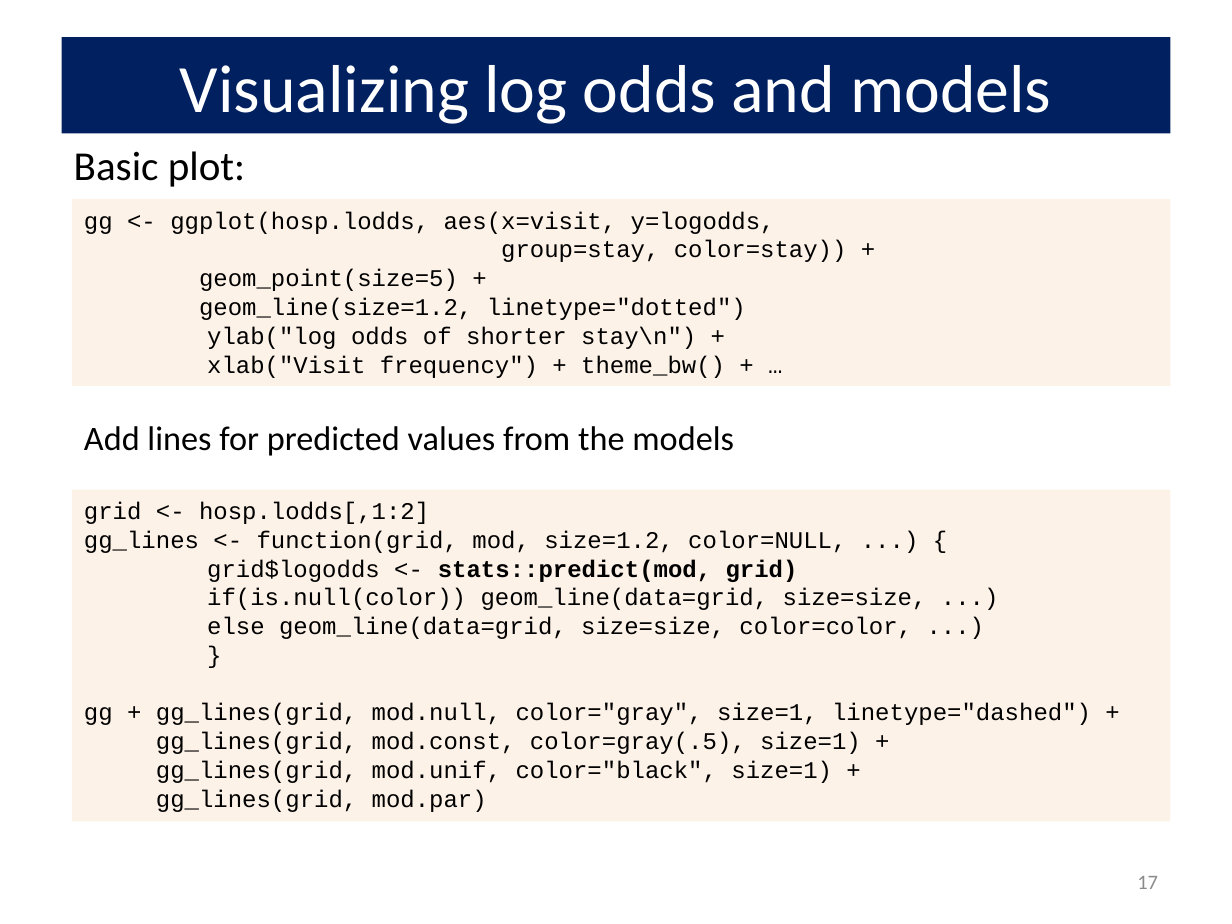
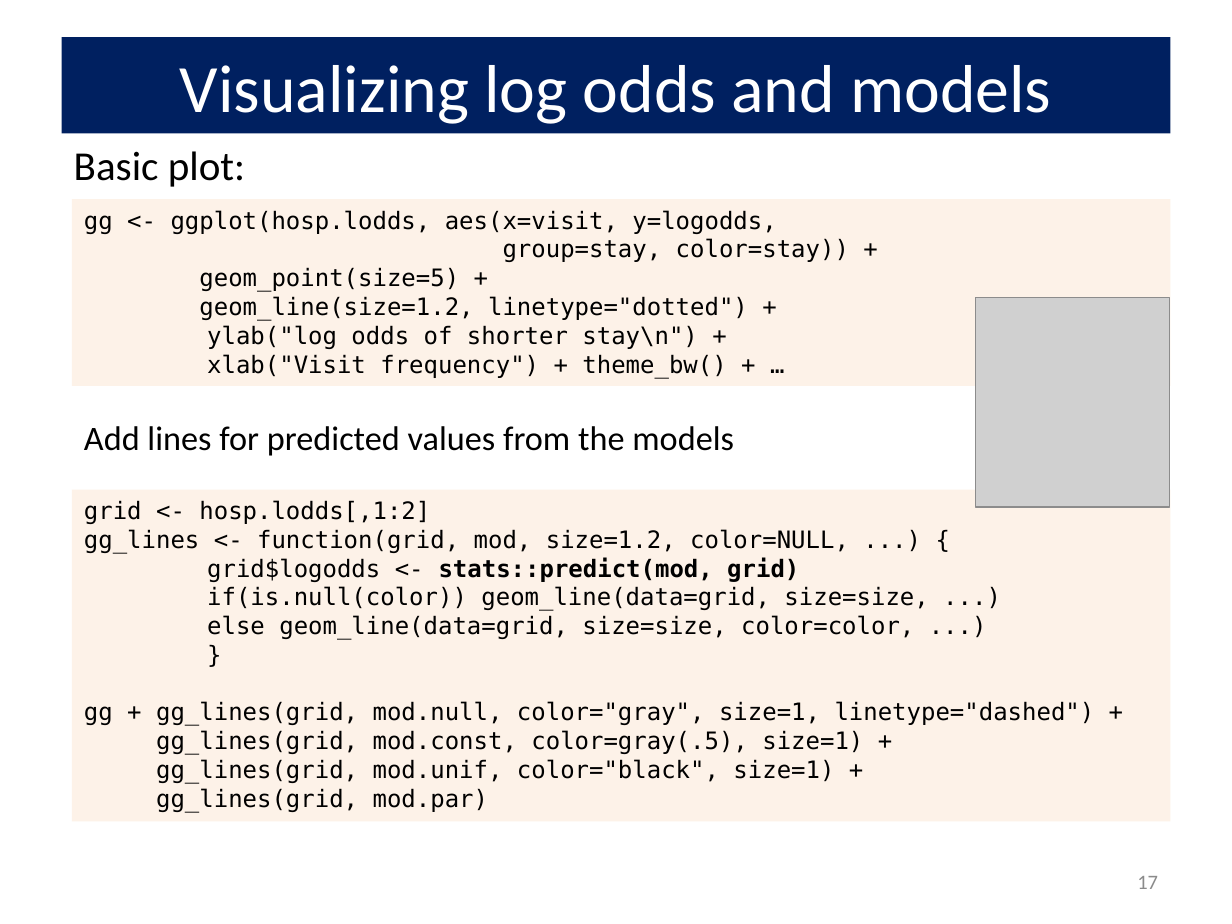
Before and after one commit to friendly/psy6136, a slide deck: slide 17 of lectures/10-Log-Odds.pptx. Drawn at 1232x924 pixels with LibreOffice and Linux fonts; fonts in the diff are those of the drawing; grey boxes stand for pictures. Boxes give left, top, right and bottom in pixels: in the first picture for what was removed or moved away, otherwise in the second. Text is boxed around its words. In the diff, an @@ line names an element or a change of style, - is before the commit and + after.

Commit message:
Lecture 10 / add mice example / fix class photo

```diff
--- a/lectures/10-Log-Odds.pptx
+++ b/lectures/10-Log-Odds.pptx
@@ text in rectangle at <box>84,210,849,379</box>: font Courier New to DejaVu Sans Mono in "gg <- ggplot(hosp.lodds, aes(x=visit, y=logodds,", "group=stay, color=stay)) +", "geom_point(size=5) +", "ylab("log odds of shorter stay\n") +" and 1 more places @@
@@ text in rectangle at <box>199,296,748,321</box>: text changed; font Courier New to DejaVu Sans Mono @@
-geom_line(size=1.2, linetype="dotted")
+geom_line(size=1.2, linetype="dotted") +
@@ picture added at <box>976,298,1170,508</box> @@
@@ rectangle "grid <- hosp.lodds[,1:2]" at <box>71,489,1170,821</box>: font Courier New to DejaVu Sans Mono @@
```
Also in this commit, not shown: 16 other slides changed, 15 other files.
